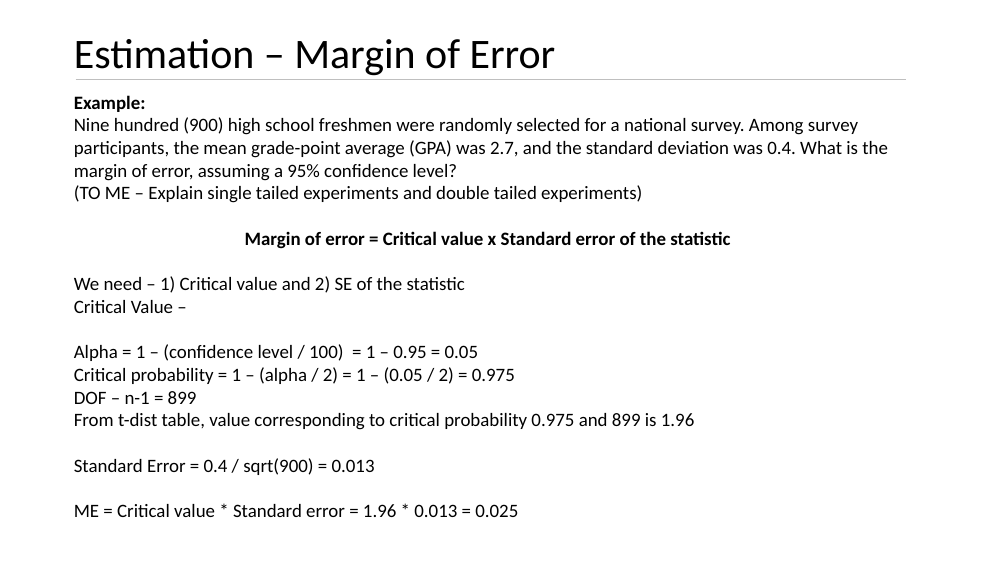
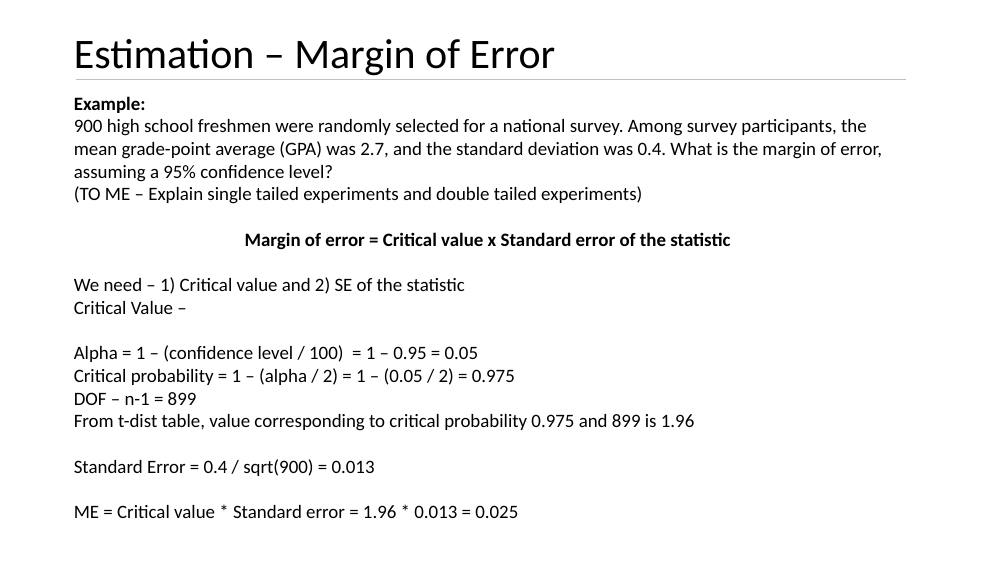
Before and after one commit to kushkul/Intro-to-Analytics, a slide deck: slide 40 of Statistics/Lesson 7 Inferential Statistics.pptx. Drawn at 1008x567 pixels with LibreOffice and Linux fonts; fonts in the diff are those of the drawing. Boxes give left, top, right and bottom in pixels: in the first picture for what was removed or moved away, otherwise in the second. Text is boxed around its words. In the diff, an @@ line names an element or a change of style, - is before the commit and + after.

```diff
--- a/Statistics/Lesson 7 Inferential Statistics.pptx
+++ b/Statistics/Lesson 7 Inferential Statistics.pptx
@@ text at [74,119,882,182]: text changed @@
-Nine hundred (900) high school freshmen were randomly selected for a national survey. Among survey participants, the mean grade-point average (GPA) was 2.7, and the standard deviation was 0.4. What is the margin of error, assuming a 95% confidence level?
+900 high school freshmen were randomly selected for a national survey. Among survey participants, the mean grade-point average (GPA) was 2.7, and the standard deviation was 0.4. What is the margin of error, assuming a 95% confidence level?
```
Also in this commit, not shown: 1 other slide changed, 11 slides added, 2 slides removed.
